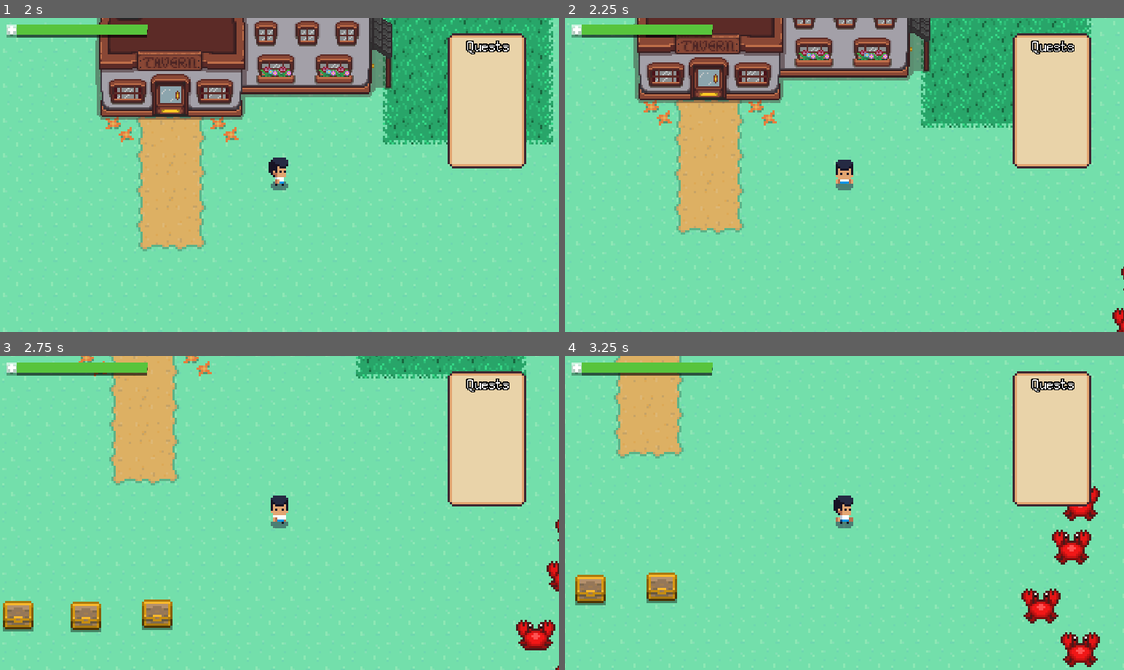
Above: before the commit, frames 1-4 (two rows, left to right).
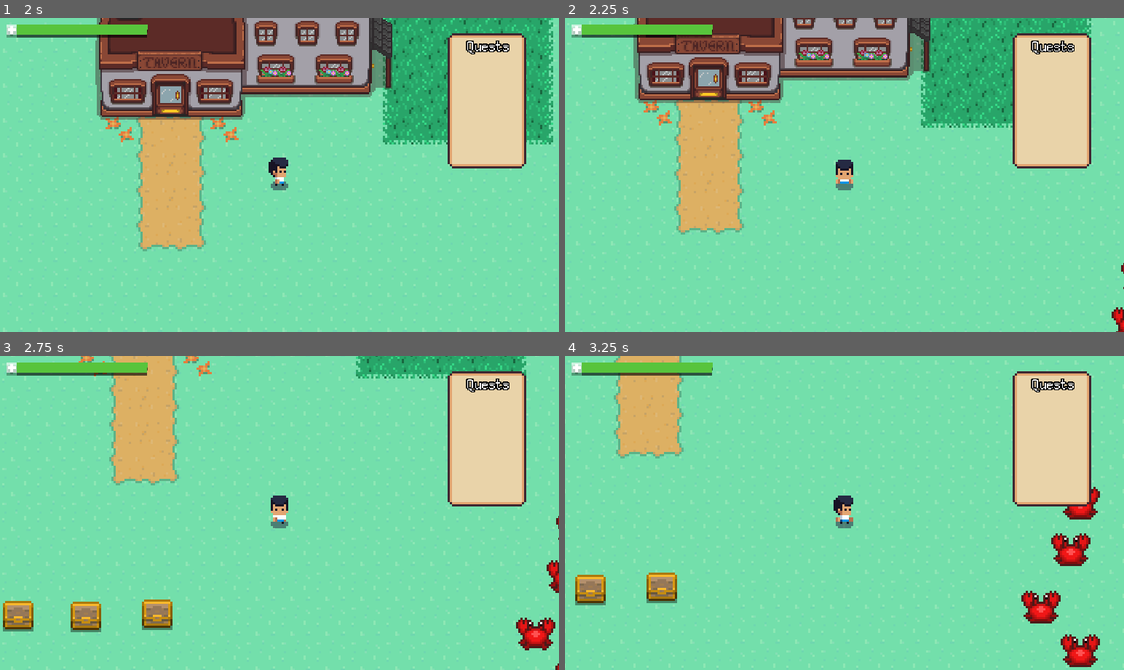
Above: after the commit, the same moments.

Repository: Juksuu/MiniAdventure
Game: Godot game, scene res://scenes/Main_menu.tscn
Two runs of this game, one before a commit and one after it. Both use one fixed random seed, a clock stepped at 60 frames per second and the inputs below.
Inputs:
- Up to frame 1 (2 s): click "Start" at 0.5 s; tap Enter at 1.25 s; hold Right (ui_right) from 1.28 s (still down); hold E from 1.28 s (still down); tap Space at 1.52 s
- Up to frame 2 (2.25 s): release Right (ui_right) at 2.03 s; release E at 2.03 s; hold Down (ui_down) from 2.03 s (still down); tap F at 2.1 s
- Up to frame 3 (2.75 s): keep holding Down (ui_down); tap Space at 2.27 s
- Up to frame 4 (3.25 s): release Down (ui_down) at 2.78 s; hold Right (ui_right) from 2.78 s (still down); hold E from 2.78 s (still down)

Frame 1 is identical in both runs. In frame 2, less than 0.1% of the frame differs, in the area x 97-100%, y 78-100%; in frame 3, 0.4%; in frame 4, 1.3%, in the area x 81-96%, y 41-100%.

Commit message:
feat: Add chase and idle states to crab, also make crab to dmg

Diff:
--- a/project.godot
+++ b/project.godot
@@ -32,6 +32,8 @@
 2d_physics/layer_2="Player"
 2d_physics/layer_3="PlayerHurtbox"
 2d_physics/layer_4="EnemyHurtbox"
+2d_physics/layer_5="PlayerHitbox"
+2d_physics/layer_6="EnemyHitbox"
 
 [physics]
 
--- a/scenes/Crab_enemy.tscn
+++ b/scenes/Crab_enemy.tscn
@@ -16,6 +16,7 @@
 [ext_resource path="res://scripts/Crab_enemy.gd" type="Script" id=14]
 [ext_resource path="res://scenes/Hitbox.tscn" type="PackedScene" id=15]
 [ext_resource path="res://scenes/Hurtbox.tscn" type="PackedScene" id=16]
+[ext_resource path="res://scenes/PlayerDetection.tscn" type="PackedScene" id=17]
 
 [sub_resource type="SpriteFrames" id=1]
 animations = [ {
@@ -39,10 +40,13 @@
 radius = 8.01262
 
 [sub_resource type="RectangleShape2D" id=3]
-extents = Vector2( 8.87559, 8.50683 )
+extents = Vector2( 10.0219, 9.71902 )
 
 [sub_resource type="RectangleShape2D" id=4]
 extents = Vector2( 8.96398, 8.59522 )
+
+[sub_resource type="CircleShape2D" id=5]
+radius = 57.7112
 
 [node name="Crab_enemy" type="KinematicBody2D"]
 script = ExtResource( 14 )
@@ -50,25 +54,36 @@
 [node name="AnimatedSprite" type="AnimatedSprite" parent="."]
 frames = SubResource( 1 )
 animation = "idle"
-frame = 3
+frame = 4
 playing = true
 
 [node name="CollisionShape2D" type="CollisionShape2D" parent="."]
 shape = SubResource( 2 )
 
 [node name="Hitbox" parent="." instance=ExtResource( 15 )]
+collision_layer = 32
+collision_mask = 4
 
 [node name="CollisionShape2D" parent="Hitbox" index="0"]
 shape = SubResource( 3 )
-disabled = true
 
 [node name="Hurtbox" parent="." instance=ExtResource( 16 )]
 collision_layer = 8
+collision_mask = 16
 
 [node name="CollisionShape2D" parent="Hurtbox" index="0"]
 shape = SubResource( 4 )
 
+[node name="PlayerDetection" parent="." instance=ExtResource( 17 )]
+
+[node name="CollisionShape2D" parent="PlayerDetection" index="0"]
+modulate = Color( 1, 1, 1, 0.411765 )
+shape = SubResource( 5 )
+
+[connection signal="area_entered" from="Hitbox" to="." method="_on_hitbox_entered"]
+[connection signal="area_exited" from="Hitbox" to="." method="_on_hitbox_exited"]
 [connection signal="area_entered" from="Hurtbox" to="." method="_on_hurtbox_entered"]
 
 [editable path="Hitbox"]
 [editable path="Hurtbox"]
+[editable path="PlayerDetection"]
--- a/scenes/Player.tscn
+++ b/scenes/Player.tscn
@@ -83,6 +83,7 @@
 [ext_resource path="res://assets/player/noWeapon/idle/idle left1.png" type="Texture" id=81]
 [ext_resource path="res://scenes/Player_hud.tscn" type="PackedScene" id=82]
 [ext_resource path="res://scenes/Hitbox.tscn" type="PackedScene" id=83]
+[ext_resource path="res://scenes/Hurtbox.tscn" type="PackedScene" id=84]
 
 [sub_resource type="SpriteFrames" id=1]
 animations = [ {
@@ -1056,6 +1057,10 @@
 radius = 5.0
 height = 8.0
 
+[sub_resource type="CapsuleShape2D" id=58]
+radius = 4.37171
+height = 2.66047
+
 [node name="Player" type="KinematicBody2D" groups=[
 "player",
 ]]
@@ -1065,7 +1070,6 @@
 [node name="AnimatedSprite" type="AnimatedSprite" parent="."]
 frames = SubResource( 1 )
 animation = "IdleDown"
-frame = 1
 
 [node name="CollisionShape2D" type="CollisionShape2D" parent="."]
 position = Vector2( 0, 4 )
@@ -1133,10 +1137,26 @@
 
 [node name="Hitbox" parent="HitboxPivot" instance=ExtResource( 83 )]
 position = Vector2( 10, 0 )
+collision_layer = 16
 collision_mask = 8
 
 [node name="CollisionShape2D" parent="HitboxPivot/Hitbox" index="0"]
 shape = SubResource( 57 )
 disabled = true
 
+[node name="Hurtbox" parent="." instance=ExtResource( 84 )]
+collision_layer = 4
+collision_mask = 32
+
+[node name="CollisionShape2D" parent="Hurtbox" index="0"]
+position = Vector2( 0.0883865, 2.47487 )
+shape = SubResource( 58 )
+
+[node name="Dmgtimer" type="Timer" parent="."]
+
+[connection signal="area_entered" from="Hurtbox" to="." method="_on_hurtbox_entered"]
+[connection signal="area_exited" from="Hurtbox" to="." method="_on_hurtbox_exited"]
+[connection signal="timeout" from="Dmgtimer" to="." method="_on_dmg_timer_finish"]
+
 [editable path="HitboxPivot/Hitbox"]
+[editable path="Hurtbox"]
--- /dev/null
+++ b/scenes/PlayerDetection.tscn
@@ -0,0 +1,14 @@
+[gd_scene load_steps=2 format=2]
+
+[ext_resource path="res://scripts/PlayerDetection.gd" type="Script" id=1]
+
+[node name="PlayerDetection" type="Area2D"]
+position = Vector2( 1, 0 )
+collision_layer = 0
+collision_mask = 2
+script = ExtResource( 1 )
+
+[node name="CollisionShape2D" type="CollisionShape2D" parent="."]
+
+[connection signal="body_entered" from="." to="." method="_on_player_entered"]
+[connection signal="body_exited" from="." to="." method="_on_player_exited"]
--- a/scripts/Crab_enemy.gd
+++ b/scripts/Crab_enemy.gd
@@ -4,16 +4,59 @@
 
 const MAX_HP = 100
 const KNOCKBACK_VELOCITY = 100
-const KNOCKBACK_FRICTION = 200
+const FRICTION = 200
+const SPEED = 50
+const ACCELERATION = 500
 
 onready var hurtbox_shape = $Hurtbox/CollisionShape2D
+onready var player_detection = $PlayerDetection
+onready var animated_sprite = $AnimatedSprite
 
+enum State {
+	IDLE,
+	WANDER,
+	CHASE
+}
+
+var current_state = State.IDLE
 var current_hp = MAX_HP
 var knockback = Vector2.ZERO
+var velocity = Vector2.ZERO
+var attacking = false
 
 func _physics_process(delta):
-	knockback = knockback.move_toward(Vector2.ZERO, KNOCKBACK_FRICTION * delta)
+	knockback = knockback.move_toward(Vector2.ZERO, FRICTION * delta)
 	knockback = move_and_slide(knockback)
+
+	if player_detection.is_player_in_area():
+		current_state = State.CHASE
+	else:
+		current_state = State.IDLE
+		attacking = false
+
+	match current_state:
+		State.IDLE:
+			velocity = velocity.move_toward(Vector2.ZERO, FRICTION * delta)
+			pass
+		State.WANDER:
+			pass
+		State.CHASE:
+			var player = player_detection.player
+			var direction = (player.global_position - global_position).normalized()
+			velocity = velocity.move_toward(direction * SPEED, ACCELERATION * delta)
+
+	velocity = move_and_slide(velocity)
+
+	if attacking:
+		animated_sprite.animation = "attack"
+		return
+
+	if velocity != Vector2.ZERO:
+		animated_sprite.animation = "move"
+	else:
+		animated_sprite.animation = "idle"
+
+
 
 func _on_hurtbox_entered(area):
 	knockback = area.knockback_vector * KNOCKBACK_VELOCITY
@@ -24,3 +67,10 @@
 
 func get_size() -> Vector2:
 	return hurtbox_shape.shape.extents
+
+
+func _on_hitbox_entered(area):
+	attacking = true
+
+func _on_hitbox_exited(area):
+	attacking = false
--- a/scripts/Dialog.gd
+++ b/scripts/Dialog.gd
@@ -6,9 +6,9 @@
 onready var continue_label = $NinePatchRect/continue_label
 
 const TAVERN_DIALOG_TEXT = [
-	"Hello!\nOur village is under attack and we need someone to help us kill the monsters.",
+	"Hello!\nOur island is under attack and we need someone to help us kill the monsters.",
 	"That seems like the perfect job for you.\nBut first you need to find a sword to fight with.",
-	"You can find an extra sword in one of the chests scattered around the village."
+	"You can find an extra sword in one of the chests scattered around the island."
 ]
 
 const TAVERN_USED_DIALOG = [
@@ -24,7 +24,7 @@
 ]
 
 const QUESTS_DONE = [
-	"Thank you for killing those monsters!"
+	"Thank you for killing those monsters!\nOur island is finally safe again!"
 ]
 
 var current_dialog
--- a/scripts/Player.gd
+++ b/scripts/Player.gd
@@ -10,18 +10,25 @@
 
 onready var hud = $Control/Camera2D/Player_hud
 onready var hitbox = $HitboxPivot/Hitbox
+onready var timer = $Dmgtimer
 
 var velocity = Vector2.ZERO
 var isWeaponEquipped = false
 var has_weapon = false
 var current_health = START_HP
 var can_move = true
+var can_take_dmg = true
+var should_take_dmg = false
+var dead = false
 
 func _ready():
 	hud.init(current_health)
 	hitbox.knockback_vector = Vector2.DOWN
 
 func _input(_ev):
+	if dead:
+		return
+
 	if Input.is_key_pressed(KEY_SPACE):
 		if !has_weapon:
 			return
@@ -34,6 +41,12 @@
 
 
 func _physics_process(delta):
+	if dead:
+		return
+
+	if can_take_dmg and should_take_dmg:
+		take_dmg()
+
 	if !can_move:
 		return
 
@@ -66,3 +79,24 @@
 	animationTree.set("parameters/IdleWep/blend_position", dir)
 	animationTree.set("parameters/Walk/blend_position", dir)
 	animationTree.set("parameters/WalkWep/blend_position", dir)
+
+func take_dmg():
+	print("take dmg")
+	current_health -= 20
+	hud.update_health(current_health)
+	if current_health <= 0:
+		die()
+	can_take_dmg = false
+	timer.start()
+
+func die():
+	dead = true
+
+func _on_hurtbox_entered(area):
+	should_take_dmg = true
+
+func _on_hurtbox_exited(area):
+	should_take_dmg = false
+
+func _on_dmg_timer_finish():
+	can_take_dmg = true
--- /dev/null
+++ b/scripts/PlayerDetection.gd
@@ -0,0 +1,12 @@
+extends Area2D
+
+var player = null
+
+func is_player_in_area() -> bool:
+	return player != null and not player.dead
+
+func _on_player_entered(body):
+	player = body
+
+func _on_player_exited(body):
+	player = null
Not shown: 1 places in scenes/Crab_enemy.tscn that only renumber resources
Not shown: 1 places in scenes/Player.tscn that only renumber resources
